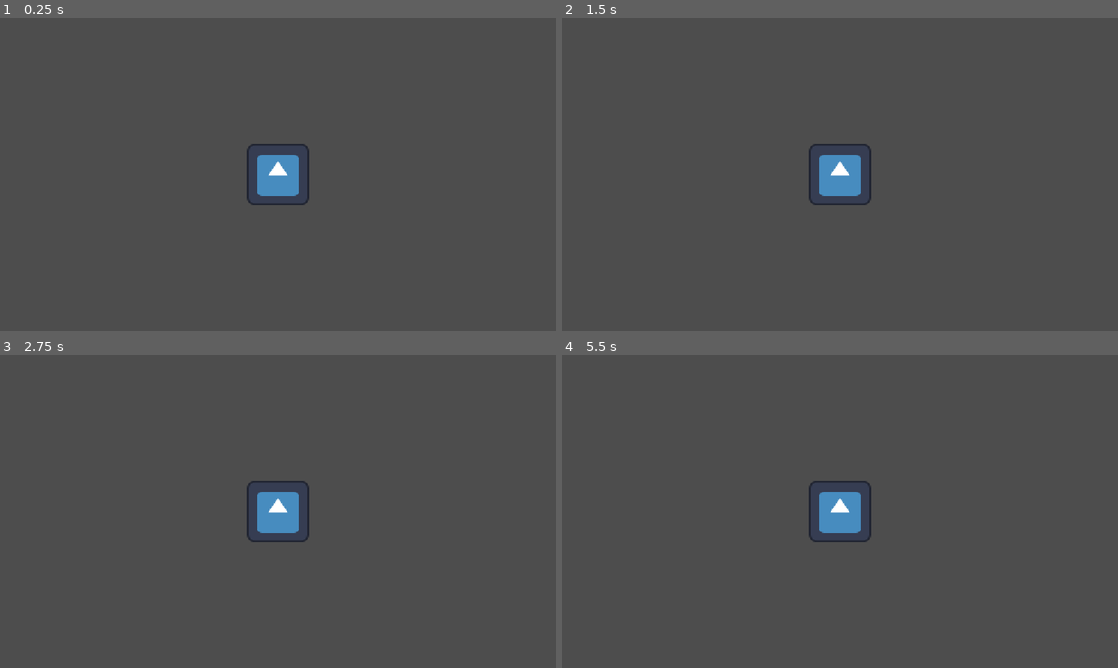
Above: before the commit, frames 1-4 (two rows, left to right).
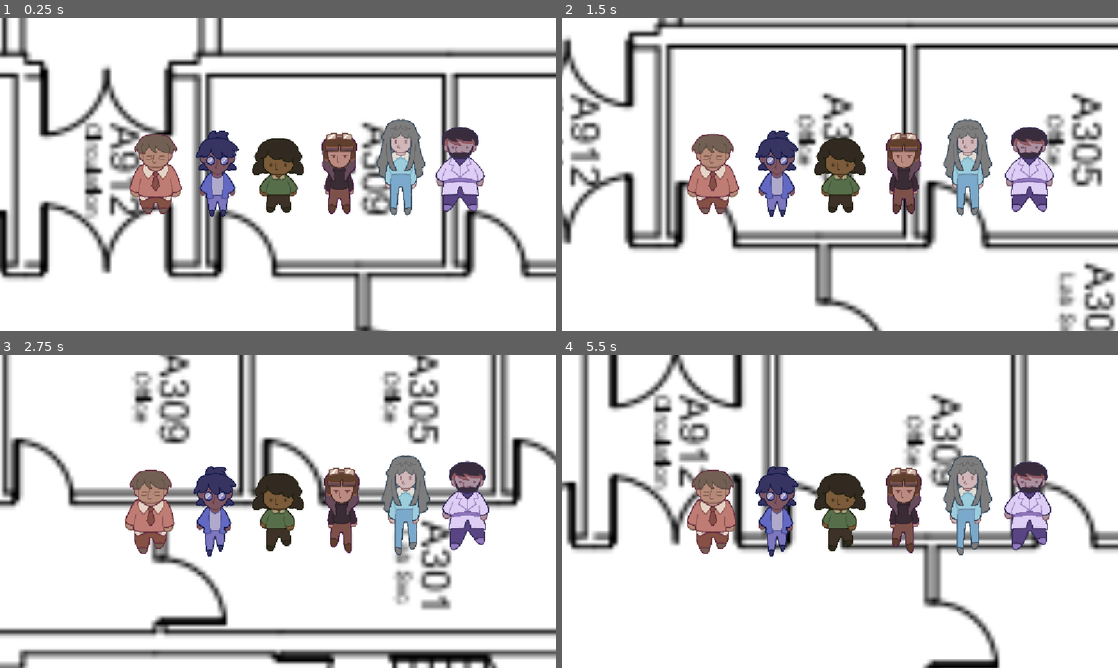
Above: after the commit, the same moments.

Repository: smoll24/ProcessLetter
Game: Godot game, scene res://src/main/level_a.tscn
The game is run twice, just before and just after one commit, with the same random seed, the same clock (stepped at 60 frames per second) and the same inputs. The engine's default icon, where the game draws it, is replaced by a stand-in: a white triangle on a blue panel in a dark square.
Inputs:
- Up to frame 1 (0.25 s): no input
- Up to frame 2 (1.5 s): tap Enter (ui_accept) at 0.5, 0.77 s; hold Right (ui_right) 0.53-1.28 s; hold Down (ui_down) from 1.28 s (still down)
- Up to frame 3 (2.75 s): tap Enter (ui_accept) at 1.52 s; release Down (ui_down) at 2.03 s; hold Right (ui_right) from 2.03 s (still down)
- Up to frame 4 (5.5 s): release Right (ui_right) at 2.78 s; hold Up (ui_up) 2.78-3.53 s; tap Enter (ui_accept) at 3.02, 3.77, 4.52 s; hold Left (ui_left) 3.53-5.03 s; hold Down (ui_down) from 5.03 s (still down)

The runs differ from the first frame. In frame 1, 96% of the frame differs, in the area x 0-100%, y 0-100%; in frame 2, 96%; in frame 3, 96%; in frame 4, 97%.
Error in both runs: Invalid access to property or key 'visible' on a base object of type 'null instance'. (res://scripts/player.gd:13)

Commit message:
Test Walking Sprites

Diff:
--- /dev/null
+++ b/process-letter/src/characters/blue.tscn
@@ -0,0 +1,85 @@
+[gd_scene format=3 uid="uid://bjuqqpsi7fd6y"]
+
+[ext_resource type="Script" uid="uid://44fmlfrqw4d" path="res://scripts/player.gd" id="1_bwq0g"]
+[ext_resource type="Texture2D" uid="uid://djumbwqkjjbya" path="res://icon.svg" id="2_6hgni"]
+[ext_resource type="Texture2D" uid="uid://0w12qrp8kqe6" path="res://assets/characters/blue/IMG_1591.PNG" id="3_bwq0g"]
+[ext_resource type="Texture2D" uid="uid://ws02gjusqb1m" path="res://assets/characters/blue/IMG_1592.PNG" id="4_6hgni"]
+[ext_resource type="Texture2D" uid="uid://s8rddfa6v6fd" path="res://assets/characters/blue/IMG_1593.PNG" id="5_tdksk"]
+[ext_resource type="Texture2D" uid="uid://cjuajmtgfyb70" path="res://assets/characters/blue/IMG_1594.PNG" id="6_8h5oj"]
+
+[sub_resource type="SpriteFrames" id="SpriteFrames_ywdb4"]
+animations = [{
+"frames": [],
+"loop": 1,
+"name": &"back_idle",
+"speed": 5.0
+}, {
+"frames": [{
+"duration": 1.0,
+"texture": ExtResource("2_6hgni")
+}],
+"loop": 1,
+"name": &"back_walk",
+"speed": 5.0
+}, {
+"frames": [{
+"duration": 1.0,
+"texture": ExtResource("3_bwq0g")
+}, {
+"duration": 1.0,
+"texture": ExtResource("4_6hgni")
+}],
+"loop": 1,
+"name": &"front_idle",
+"speed": 2.0
+}, {
+"frames": [{
+"duration": 1.0,
+"texture": ExtResource("3_bwq0g")
+}, {
+"duration": 1.0,
+"texture": ExtResource("5_tdksk")
+}, {
+"duration": 1.0,
+"texture": ExtResource("3_bwq0g")
+}, {
+"duration": 1.0,
+"texture": ExtResource("6_8h5oj")
+}],
+"loop": 1,
+"name": &"front_walk",
+"speed": 4.0
+}, {
+"frames": [],
+"loop": 1,
+"name": &"side_idle",
+"speed": 5.0
+}, {
+"frames": [],
+"loop": 1,
+"name": &"side_walk",
+"speed": 5.0
+}]
+
+[sub_resource type="RectangleShape2D" id="RectangleShape2D_ywdb4"]
+size = Vector2(127, 167)
+
+[node name="Blue" type="CharacterBody2D" unique_id=864046172]
+script = ExtResource("1_bwq0g")
+
+[node name="AnimatedSprite2D" type="AnimatedSprite2D" parent="." unique_id=1026202716]
+sprite_frames = SubResource("SpriteFrames_ywdb4")
+animation = &"front_walk"
+
+[node name="CollisionShape2D" type="CollisionShape2D" parent="." unique_id=1438348213]
+position = Vector2(0.5, 1.5)
+shape = SubResource("RectangleShape2D_ywdb4")
+
+[node name="Indicator" type="Label" parent="." unique_id=1632201780]
+visible = false
+offset_left = -20.0
+offset_top = -102.0
+offset_right = 20.0
+offset_bottom = -79.0
+text = "!"
+horizontal_alignment = 1
--- /dev/null
+++ b/process-letter/src/characters/pink.tscn
@@ -0,0 +1,85 @@
+[gd_scene format=3 uid="uid://cyajikvj7mg2n"]
+
+[ext_resource type="Script" uid="uid://44fmlfrqw4d" path="res://scripts/player.gd" id="1_e4abx"]
+[ext_resource type="Texture2D" uid="uid://djumbwqkjjbya" path="res://icon.svg" id="2_4ry5a"]
+[ext_resource type="Texture2D" uid="uid://bfdtk7mj8sthj" path="res://assets/characters/pink/IMG_1600.PNG" id="3_e4abx"]
+[ext_resource type="Texture2D" uid="uid://b2ualjqgt253q" path="res://assets/characters/pink/IMG_1599.PNG" id="4_4ry5a"]
+[ext_resource type="Texture2D" uid="uid://b78kuvmg18vdp" path="res://assets/characters/pink/IMG_1601.PNG" id="5_g3vva"]
+[ext_resource type="Texture2D" uid="uid://bx4oti7u3rd3k" path="res://assets/characters/pink/IMG_1602.PNG" id="6_3qrpf"]
+
+[sub_resource type="SpriteFrames" id="SpriteFrames_ywdb4"]
+animations = [{
+"frames": [],
+"loop": 1,
+"name": &"back_idle",
+"speed": 5.0
+}, {
+"frames": [{
+"duration": 1.0,
+"texture": ExtResource("2_4ry5a")
+}],
+"loop": 1,
+"name": &"back_walk",
+"speed": 5.0
+}, {
+"frames": [{
+"duration": 1.0,
+"texture": ExtResource("3_e4abx")
+}, {
+"duration": 1.0,
+"texture": ExtResource("4_4ry5a")
+}],
+"loop": 1,
+"name": &"front_idle",
+"speed": 2.0
+}, {
+"frames": [{
+"duration": 1.0,
+"texture": ExtResource("3_e4abx")
+}, {
+"duration": 1.0,
+"texture": ExtResource("5_g3vva")
+}, {
+"duration": 1.0,
+"texture": ExtResource("3_e4abx")
+}, {
+"duration": 1.0,
+"texture": ExtResource("6_3qrpf")
+}],
+"loop": 1,
+"name": &"front_walk",
+"speed": 4.0
+}, {
+"frames": [],
+"loop": 1,
+"name": &"side_idle",
+"speed": 5.0
+}, {
+"frames": [],
+"loop": 1,
+"name": &"side_walk",
+"speed": 5.0
+}]
+
+[sub_resource type="RectangleShape2D" id="RectangleShape2D_ywdb4"]
+size = Vector2(127, 167)
+
+[node name="Pink" type="CharacterBody2D" unique_id=864046172]
+script = ExtResource("1_e4abx")
+
+[node name="AnimatedSprite2D" type="AnimatedSprite2D" parent="." unique_id=1026202716]
+sprite_frames = SubResource("SpriteFrames_ywdb4")
+animation = &"front_walk"
+
+[node name="CollisionShape2D" type="CollisionShape2D" parent="." unique_id=1438348213]
+position = Vector2(0.5, 1.5)
+shape = SubResource("RectangleShape2D_ywdb4")
+
+[node name="Indicator" type="Label" parent="." unique_id=1632201780]
+visible = false
+offset_left = -20.0
+offset_top = -102.0
+offset_right = 20.0
+offset_bottom = -79.0
+text = "!"
+horizontal_alignment = 1
--- a/process-letter/src/characters/player.tscn
+++ b/process-letter/src/characters/player.tscn
@@ -2,6 +2,10 @@
 
 [ext_resource type="Script" uid="uid://44fmlfrqw4d" path="res://scripts/player.gd" id="1_3ikja"]
 [ext_resource type="Texture2D" uid="uid://djumbwqkjjbya" path="res://icon.svg" id="1_gx3j3"]
+[ext_resource type="Texture2D" uid="uid://4ru35l81iaoj" path="res://assets/characters/player/IMG_1583.PNG" id="3_8vhne"]
+[ext_resource type="Texture2D" uid="uid://bcf3brki85tds" path="res://assets/characters/player/IMG_1584.PNG" id="4_3abso"]
+[ext_resource type="Texture2D" uid="uid://bpb0d7qow6sgr" path="res://assets/characters/player/IMG_1585.PNG" id="5_tq5n8"]
+[ext_resource type="Texture2D" uid="uid://dkjbamxb4qqr0" path="res://assets/characters/player/IMG_1586.PNG" id="6_7f3cr"]
 
 [sub_resource type="SpriteFrames" id="SpriteFrames_ywdb4"]
 animations = [{
@@ -18,15 +22,33 @@
 "name": &"back_walk",
 "speed": 5.0
 }, {
-"frames": [],
+"frames": [{
+"duration": 1.0,
+"texture": ExtResource("4_3abso")
+}, {
+"duration": 1.0,
+"texture": ExtResource("3_8vhne")
+}],
 "loop": 1,
 "name": &"front_idle",
-"speed": 5.0
+"speed": 2.0
 }, {
-"frames": [],
+"frames": [{
+"duration": 1.0,
+"texture": ExtResource("4_3abso")
+}, {
+"duration": 1.0,
+"texture": ExtResource("5_tq5n8")
+}, {
+"duration": 1.0,
+"texture": ExtResource("4_3abso")
+}, {
+"duration": 1.0,
+"texture": ExtResource("6_7f3cr")
+}],
 "loop": 1,
 "name": &"front_walk",
-"speed": 5.0
+"speed": 4.0
 }, {
 "frames": [],
 "loop": 1,
@@ -40,17 +62,17 @@
 }]
 
 [sub_resource type="RectangleShape2D" id="RectangleShape2D_ywdb4"]
-size = Vector2(127, 127)
+size = Vector2(127, 167)
 
 [node name="Player" type="CharacterBody2D" unique_id=864046172]
 script = ExtResource("1_3ikja")
 
 [node name="AnimatedSprite2D" type="AnimatedSprite2D" parent="." unique_id=1026202716]
 sprite_frames = SubResource("SpriteFrames_ywdb4")
-animation = &"back_walk"
+animation = &"front_idle"
 
 [node name="CollisionShape2D" type="CollisionShape2D" parent="." unique_id=1438348213]
-position = Vector2(0.5, -0.5)
+position = Vector2(0.5, 1.5)
 shape = SubResource("RectangleShape2D_ywdb4")
 
 [node name="Indicator" type="Label" parent="." unique_id=1632201780]
--- /dev/null
+++ b/process-letter/src/characters/purple.tscn
@@ -0,0 +1,87 @@
+[gd_scene format=3 uid="uid://doyphkina4b2k"]
+
+[ext_resource type="Script" uid="uid://44fmlfrqw4d" path="res://scripts/player.gd" id="1_wfrv5"]
+[ext_resource type="Texture2D" uid="uid://djumbwqkjjbya" path="res://icon.svg" id="2_78p0i"]
+[ext_resource type="Texture2D" uid="uid://c480hdb363wui" path="res://assets/characters/purple/IMG_1595.PNG" id="3_wfrv5"]
+[ext_resource type="Texture2D" uid="uid://cbmqv3l3rr7fx" path="res://assets/characters/purple/IMG_1596.PNG" id="4_78p0i"]
+[ext_resource type="Texture2D" uid="uid://ley8hwdcdy1y" path="res://assets/characters/purple/IMG_1597.PNG" id="5_v2pe6"]
+[ext_resource type="Texture2D" uid="uid://dhkytma3fd4f0" path="res://assets/characters/purple/IMG_1598.PNG" id="6_s6k24"]
+
+[sub_resource type="SpriteFrames" id="SpriteFrames_ywdb4"]
+animations = [{
+"frames": [],
+"loop": 1,
+"name": &"back_idle",
+"speed": 5.0
+}, {
+"frames": [{
+"duration": 1.0,
+"texture": ExtResource("2_78p0i")
+}],
+"loop": 1,
+"name": &"back_walk",
+"speed": 5.0
+}, {
+"frames": [{
+"duration": 1.0,
+"texture": ExtResource("3_wfrv5")
+}, {
+"duration": 1.0,
+"texture": ExtResource("4_78p0i")
+}],
+"loop": 1,
+"name": &"front_idle",
+"speed": 2.0
+}, {
+"frames": [{
+"duration": 1.0,
+"texture": ExtResource("3_wfrv5")
+}, {
+"duration": 1.0,
+"texture": ExtResource("5_v2pe6")
+}, {
+"duration": 1.0,
+"texture": ExtResource("3_wfrv5")
+}, {
+"duration": 1.0,
+"texture": ExtResource("6_s6k24")
+}],
+"loop": 1,
+"name": &"front_walk",
+"speed": 4.0
+}, {
+"frames": [],
+"loop": 1,
+"name": &"side_idle",
+"speed": 5.0
+}, {
+"frames": [],
+"loop": 1,
+"name": &"side_walk",
+"speed": 5.0
+}]
+
+[sub_resource type="RectangleShape2D" id="RectangleShape2D_ywdb4"]
+size = Vector2(127, 167)
+
+[node name="Purple" type="CharacterBody2D" unique_id=864046172]
+script = ExtResource("1_wfrv5")
+
+[node name="AnimatedSprite2D" type="AnimatedSprite2D" parent="." unique_id=1026202716]
+sprite_frames = SubResource("SpriteFrames_ywdb4")
+animation = &"front_walk"
+frame = 3
+frame_progress = 0.30860677
+
+[node name="CollisionShape2D" type="CollisionShape2D" parent="." unique_id=1438348213]
+position = Vector2(0.5, 1.5)
+shape = SubResource("RectangleShape2D_ywdb4")
+
+[node name="Indicator" type="Label" parent="." unique_id=1632201780]
+visible = false
+offset_left = -20.0
+offset_top = -102.0
+offset_right = 20.0
+offset_bottom = -79.0
+text = "!"
+horizontal_alignment = 1
--- /dev/null
+++ b/process-letter/src/characters/teal.tscn
@@ -0,0 +1,85 @@
+[gd_scene format=3 uid="uid://cfj0vcy0rlv7s"]
+
+[ext_resource type="Script" uid="uid://44fmlfrqw4d" path="res://scripts/player.gd" id="1_7v7ee"]
+[ext_resource type="Texture2D" uid="uid://djumbwqkjjbya" path="res://icon.svg" id="2_uivgs"]
+[ext_resource type="Texture2D" uid="uid://b6c5g6yot0tmc" path="res://assets/characters/teal/IMG_1603.PNG" id="3_7v7ee"]
+[ext_resource type="Texture2D" uid="uid://52n5ipv4fyaj" path="res://assets/characters/teal/IMG_1604.PNG" id="4_uivgs"]
+[ext_resource type="Texture2D" uid="uid://bcbssfbibtamh" path="res://assets/characters/teal/IMG_1605.PNG" id="5_bi0wx"]
+[ext_resource type="Texture2D" uid="uid://dq6fxdcyc8ucj" path="res://assets/characters/teal/IMG_1606.PNG" id="6_ll2x6"]
+
+[sub_resource type="SpriteFrames" id="SpriteFrames_ywdb4"]
+animations = [{
+"frames": [],
+"loop": 1,
+"name": &"back_idle",
+"speed": 5.0
+}, {
+"frames": [{
+"duration": 1.0,
+"texture": ExtResource("2_uivgs")
+}],
+"loop": 1,
+"name": &"back_walk",
+"speed": 5.0
+}, {
+"frames": [{
+"duration": 1.0,
+"texture": ExtResource("3_7v7ee")
+}, {
+"duration": 1.0,
+"texture": ExtResource("4_uivgs")
+}],
+"loop": 1,
+"name": &"front_idle",
+"speed": 2.0
+}, {
+"frames": [{
+"duration": 1.0,
+"texture": ExtResource("3_7v7ee")
+}, {
+"duration": 1.0,
+"texture": ExtResource("5_bi0wx")
+}, {
+"duration": 1.0,
+"texture": ExtResource("3_7v7ee")
+}, {
+"duration": 1.0,
+"texture": ExtResource("6_ll2x6")
+}],
+"loop": 1,
+"name": &"front_walk",
+"speed": 4.0
+}, {
+"frames": [],
+"loop": 1,
+"name": &"side_idle",
+"speed": 5.0
+}, {
+"frames": [],
+"loop": 1,
+"name": &"side_walk",
+"speed": 5.0
+}]
+
+[sub_resource type="RectangleShape2D" id="RectangleShape2D_ywdb4"]
+size = Vector2(127, 167)
+
+[node name="Teal" type="CharacterBody2D" unique_id=864046172]
+script = ExtResource("1_7v7ee")
+
+[node name="AnimatedSprite2D" type="AnimatedSprite2D" parent="." unique_id=1026202716]
+sprite_frames = SubResource("SpriteFrames_ywdb4")
+animation = &"front_walk"
+
+[node name="CollisionShape2D" type="CollisionShape2D" parent="." unique_id=1438348213]
+position = Vector2(0.5, 1.5)
+shape = SubResource("RectangleShape2D_ywdb4")
+
+[node name="Indicator" type="Label" parent="." unique_id=1632201780]
+visible = false
+offset_left = -20.0
+offset_top = -102.0
+offset_right = 20.0
+offset_bottom = -79.0
+text = "!"
+horizontal_alignment = 1
--- /dev/null
+++ b/process-letter/src/characters/violet.tscn
@@ -0,0 +1,86 @@
+[gd_scene format=3 uid="uid://c1vqjey38id0c"]
+
+[ext_resource type="Script" uid="uid://44fmlfrqw4d" path="res://scripts/player.gd" id="1_0j4ms"]
+[ext_resource type="Texture2D" uid="uid://djumbwqkjjbya" path="res://icon.svg" id="2_woboc"]
+[ext_resource type="Texture2D" uid="uid://60k6fldy3nan" path="res://assets/characters/violet/IMG_1608.PNG" id="3_woboc"]
+[ext_resource type="Texture2D" uid="uid://ce3t2lo3rtmw1" path="res://assets/characters/violet/IMG_1607.PNG" id="4_vss22"]
+[ext_resource type="Texture2D" uid="uid://chkonanhdt0q8" path="res://assets/characters/violet/IMG_1609.PNG" id="5_0j4ms"]
+[ext_resource type="Texture2D" uid="uid://ekjmfyrh5ngy" path="res://assets/characters/violet/IMG_1610.PNG" id="6_woboc"]
+
+[sub_resource type="SpriteFrames" id="SpriteFrames_ywdb4"]
+animations = [{
+"frames": [],
+"loop": 1,
+"name": &"back_idle",
+"speed": 5.0
+}, {
+"frames": [{
+"duration": 1.0,
+"texture": ExtResource("2_woboc")
+}],
+"loop": 1,
+"name": &"back_walk",
+"speed": 5.0
+}, {
+"frames": [{
+"duration": 1.0,
+"texture": ExtResource("3_woboc")
+}, {
+"duration": 1.0,
+"texture": ExtResource("4_vss22")
+}],
+"loop": 1,
+"name": &"front_idle",
+"speed": 2.0
+}, {
+"frames": [{
+"duration": 1.0,
+"texture": ExtResource("3_woboc")
+}, {
+"duration": 1.0,
+"texture": ExtResource("5_0j4ms")
+}, {
+"duration": 1.0,
+"texture": ExtResource("3_woboc")
+}, {
+"duration": 1.0,
+"texture": ExtResource("6_woboc")
+}],
+"loop": 1,
+"name": &"front_walk",
+"speed": 4.0
+}, {
+"frames": [],
+"loop": 1,
+"name": &"side_idle",
+"speed": 5.0
+}, {
+"frames": [],
+"loop": 1,
+"name": &"side_walk",
+"speed": 5.0
+}]
+
+[sub_resource type="RectangleShape2D" id="RectangleShape2D_ywdb4"]
+size = Vector2(127, 167)
+
+[node name="Violet" type="CharacterBody2D" unique_id=864046172]
+script = ExtResource("1_0j4ms")
+
+[node name="AnimatedSprite2D" type="AnimatedSprite2D" parent="." unique_id=1026202716]
+sprite_frames = SubResource("SpriteFrames_ywdb4")
+animation = &"front_walk"
+frame = 1
+
+[node name="CollisionShape2D" type="CollisionShape2D" parent="." unique_id=1438348213]
+position = Vector2(0.5, 1.5)
+shape = SubResource("RectangleShape2D_ywdb4")
+
+[node name="Indicator" type="Label" parent="." unique_id=1632201780]
+visible = false
+offset_left = -20.0
+offset_top = -102.0
+offset_right = 20.0
+offset_bottom = -79.0
+text = "!"
+horizontal_alignment = 1
--- a/process-letter/src/main/level_a.tscn
+++ b/process-letter/src/main/level_a.tscn
@@ -1,8 +1,34 @@
 [gd_scene format=3 uid="uid://i2rd2u4wh8c3"]
 
 [ext_resource type="PackedScene" uid="uid://r5j5r2hfjn43" path="res://src/characters/player.tscn" id="1_dpurt"]
+[ext_resource type="Texture2D" uid="uid://cyostt8afrjb1" path="res://assets/temp/alevel.png" id="1_oqaou"]
+[ext_resource type="PackedScene" uid="uid://doyphkina4b2k" path="res://src/characters/purple.tscn" id="2_waa7u"]
+[ext_resource type="PackedScene" uid="uid://bjuqqpsi7fd6y" path="res://src/characters/blue.tscn" id="3_sg781"]
+[ext_resource type="PackedScene" uid="uid://cyajikvj7mg2n" path="res://src/characters/pink.tscn" id="4_oqaou"]
+[ext_resource type="PackedScene" uid="uid://cfj0vcy0rlv7s" path="res://src/characters/teal.tscn" id="5_sr8mx"]
+[ext_resource type="PackedScene" uid="uid://c1vqjey38id0c" path="res://src/characters/violet.tscn" id="6_3dueu"]
 
-[node name="Main" type="Node2D" unique_id=1557939465]
+[node name="Level_A" type="Node2D" unique_id=1557939465]
+
+[node name="Alevel" type="Sprite2D" parent="." unique_id=1989980623]
+position = Vector2(-532, 3265)
+scale = Vector2(8.591731, 8.591732)
+texture = ExtResource("1_oqaou")
 
 [node name="Player" parent="." unique_id=864046172 instance=ExtResource("1_dpurt")]
 position = Vector2(472, 304)
+
+[node name="Purple" parent="." unique_id=626783985 instance=ExtResource("2_waa7u")]
+position = Vector2(599, 302)
+
+[node name="Purple2" parent="." unique_id=1379034531 instance=ExtResource("3_sg781")]
+position = Vector2(349, 302)
+
+[node name="Pink" parent="." unique_id=213673184 instance=ExtResource("4_oqaou")]
+position = Vector2(226, 306)
+
+[node name="Teal" parent="." unique_id=855263268 instance=ExtResource("5_sr8mx")]
+position = Vector2(725, 287)
+
+[node name="Violet" parent="." unique_id=1078976922 instance=ExtResource("6_3dueu")]
+position = Vector2(849, 298)
Binary file added: process-letter/assets/characters/blue/IMG_1591.PNG
Not shown, added: process-letter/assets/characters/blue/IMG_1591.PNG.import
Binary file added: process-letter/assets/characters/blue/IMG_1592.PNG
Not shown, added: process-letter/assets/characters/blue/IMG_1592.PNG.import
Binary file added: process-letter/assets/characters/blue/IMG_1593.PNG
Not shown, added: process-letter/assets/characters/blue/IMG_1593.PNG.import
Binary file added: process-letter/assets/characters/blue/IMG_1594.PNG
Not shown, added: process-letter/assets/characters/blue/IMG_1594.PNG.import
Binary file added: process-letter/assets/characters/pink/IMG_1599.PNG
Not shown, added: process-letter/assets/characters/pink/IMG_1599.PNG.import
Binary file added: process-letter/assets/characters/pink/IMG_1600.PNG
Not shown, added: process-letter/assets/characters/pink/IMG_1600.PNG.import
(and 38 more such lines)
